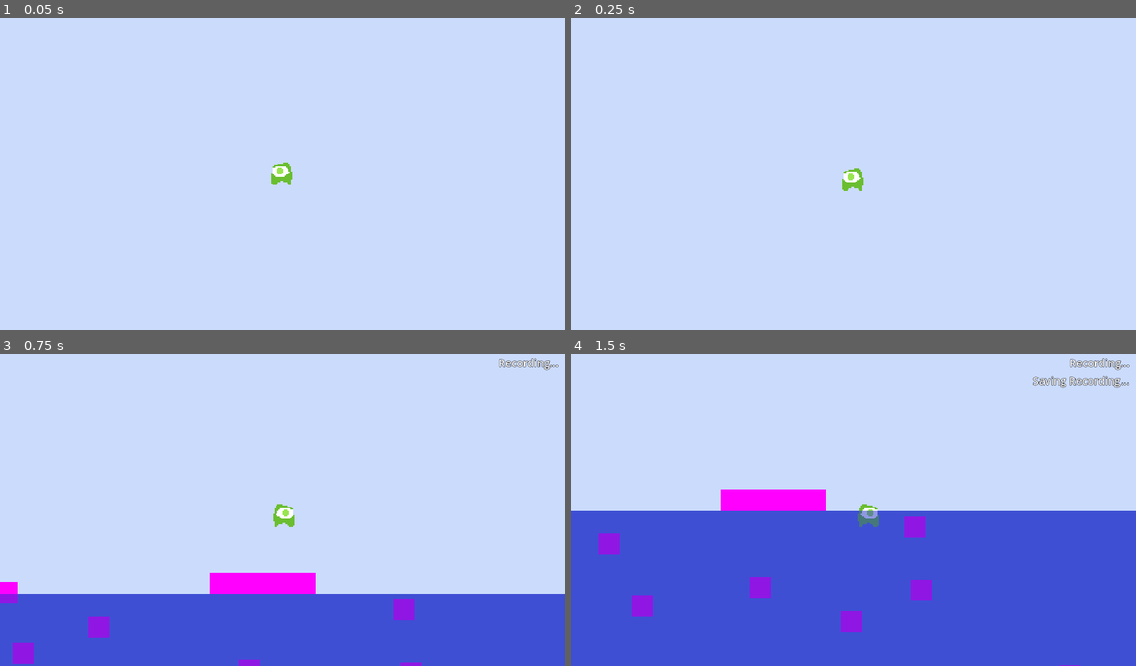
Above: before the commit, frames 1-4 (two rows, left to right).
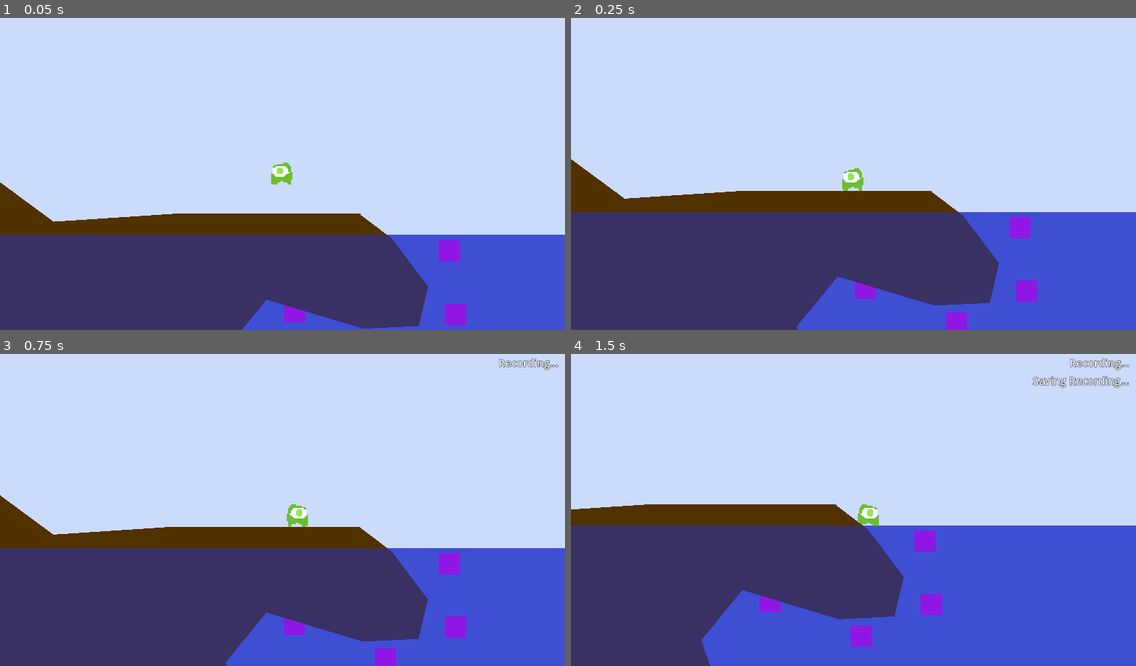
Above: after the commit, the same moments.

Repository: maggardJosh/ld55
Game: Godot game, scene res://main.tscn
The game is run twice, just before and just after one commit, with the same random seed, the same clock (stepped at 60 frames per second) and the same inputs.
Inputs:
- Up to frame 1 (0.05 s): no input
- Up to frame 2 (0.25 s): no input
- Up to frame 3 (0.75 s): tap Enter at 0.5 s; hold D (move_right) from 0.53 s (still down); tap R (Record) at 0.6 s
- Up to frame 4 (1.5 s): keep holding D (move_right); tap Space (jump) at 0.77 s; tap R (Record) at 1.35 s

The runs differ from the first frame. In frame 1, 35% of the frame differs, in the area x 0-100%, y 52-100%; in frame 2, 42%, in the area x 0-100%, y 45-100%; in frame 3, 34%; in frame 4, 27%.

Commit message:
Add border

Diff:
--- a/main.tscn
+++ b/main.tscn
@@ -7,15 +7,12 @@
 [sub_resource type="ShaderMaterial" id="ShaderMaterial_sylxd"]
 
 [sub_resource type="RectangleShape2D" id="RectangleShape2D_mb8yo"]
-size = Vector2(4927, 1943)
+size = Vector2(7897, 3751)
 
 [sub_resource type="PlaceholderTexture2D" id="PlaceholderTexture2D_t5me4"]
 size = Vector2(16, 16)
 
 [sub_resource type="PlaceholderTexture2D" id="PlaceholderTexture2D_mk1d2"]
-size = Vector2(80, 16)
-
-[sub_resource type="RectangleShape2D" id="RectangleShape2D_ry4nv"]
 size = Vector2(80, 16)
 
 [node name="Main" type="Node2D"]
@@ -34,7 +31,7 @@
 polygon = PackedVector2Array(4050, 0, -2686, 0, -3110, 3000, 4967, 3000)
 
 [node name="Player" parent="." instance=ExtResource("1_rotku")]
-position = Vector2(-95, -241)
+position = Vector2(-129, -48)
 
 [node name="WaterArea" type="Area2D" parent="."]
 gravity_space_override = 2
@@ -45,7 +42,7 @@
 script = ExtResource("3_58cow")
 
 [node name="CollisionShape2D" type="CollisionShape2D" parent="WaterArea"]
-position = Vector2(493.5, 971.5)
+position = Vector2(1978.5, 1882.5)
 shape = SubResource("RectangleShape2D_mb8yo")
 
 [node name="UI" parent="." instance=ExtResource("3_0cdyn")]
@@ -178,8 +175,27 @@
 [node name="Sprite2D" type="Sprite2D" parent="StaticBody2D"]
 texture = SubResource("PlaceholderTexture2D_mk1d2")
 
-[node name="CollisionShape2D" type="CollisionShape2D" parent="StaticBody2D"]
-shape = SubResource("RectangleShape2D_ry4nv")
+[node name="Polygon2D" type="Polygon2D" parent="StaticBody2D"]
+color = Color(0.321569, 0.192157, 0, 1)
+polygon = PackedVector2Array(39, -8, 64, 11, 91, 47, 84, 77, 42, 79, -31, 57, -62, 95, -13, 233, -131, 779, -357, 968, -323, 1727, -908, 2114, -786, 5, -695, -463, -372, -460, -288, -73, -192, -2, -101, -8, -39, -8)
+
+[node name="CollisionPolygon2D" type="CollisionPolygon2D" parent="StaticBody2D"]
+visible = false
+polygon = PackedVector2Array(39, -8, 64, 11, 91, 47, 84, 77, 42, 79, -31, 57, -62, 95, -13, 233, -131, 779, -357, 968, -323, 1727, -908, 2114, -786, 5, -695, -463, -372, -460, -288, -73, -192, -2, -101, -8, -39, -8)
+
+[node name="StaticBody2D2" type="StaticBody2D" parent="."]
+position = Vector2(-1647, 2848)
+
+[node name="Sprite2D" type="Sprite2D" parent="StaticBody2D2"]
+texture = SubResource("PlaceholderTexture2D_mk1d2")
+
+[node name="Polygon2D" type="Polygon2D" parent="StaticBody2D2"]
+color = Color(0.321569, 0.192157, 0, 1)
+polygon = PackedVector2Array(808, -4029, 778, -238, 6109, -117, 5384, -2715, 6305, -5010, 10941, 170, 5928, 2662, -1246, 2435, -2484, -4436)
+
+[node name="CollisionPolygon2D" type="CollisionPolygon2D" parent="StaticBody2D2"]
+visible = false
+polygon = PackedVector2Array(808, -4029, 778, -238, 6109, -117, 5384, -2715, 6305, -5010, 10941, 170, 5928, 2662, -1246, 2435, -2484, -4436)
 
 [connection signal="body_entered" from="WaterArea" to="WaterArea" method="_on_body_entered"]
 [connection signal="body_exited" from="WaterArea" to="WaterArea" method="_on_body_exited"]
--- a/player.gd
+++ b/player.gd
@@ -46,8 +46,9 @@
 
 	var direction_input = Input.get_vector("move_left", "move_right", "move_up", "move_down")
 	GameEvents.add_debug_obj.emit("direction_input", direction_input)
+
 	if not is_in_water:
-		sprite.position = Vector2.ZERO
+		sprite.position = sprite.position.move_toward(Vector2.ZERO, delta*10)
 		if not is_on_floor():
 			velocity.y += gravity * delta
 			if velocity.y > max_fall_speed:
@@ -71,7 +72,7 @@
 		noise_count += delta
 		var x_disp = float_noise.noise.get_noise_2d(noise_count, 0) * float_effect_magnitude
 		var y_disp = float_noise.noise.get_noise_2d(0, noise_count) * float_effect_magnitude
-		sprite.position = Vector2(x_disp, y_disp)
+		sprite.position = sprite.position.move_toward(Vector2(x_disp, y_disp), delta)
 
 		var x_input = direction_input.x
 		var y_input = direction_input.y
@@ -94,6 +95,6 @@
 		sprite.flip_h = true
 	if direction_input.x < 0:
 		sprite.flip_h = false
-
+	GameEvents.add_debug_obj.emit("disp", sprite.position)
 	GameEvents.add_debug_obj.emit("velocity", velocity)
 	move_and_slide()
--- a/player.tscn
+++ b/player.tscn
@@ -5,18 +5,20 @@
 
 [sub_resource type="FastNoiseLite" id="FastNoiseLite_4exyn"]
 noise_type = 3
-frequency = 0.2
+frequency = 0.1
 
 [sub_resource type="NoiseTexture2D" id="NoiseTexture2D_eelr5"]
 seamless = true
 noise = SubResource("FastNoiseLite_4exyn")
 
 [sub_resource type="CircleShape2D" id="CircleShape2D_rnvbg"]
-radius = 7.07107
+radius = 7.0
 
 [node name="Player" type="CharacterBody2D"]
 position = Vector2(-112, -37)
-safe_margin = 1.0
+floor_constant_speed = true
+floor_max_angle = 0.872665
+floor_snap_length = 2.0
 script = ExtResource("1_b3cg5")
 air_accel = 20.0
 air_speed = 200.0
@@ -29,12 +31,14 @@
 water_friction_speed = 150.0
 float_noise = SubResource("NoiseTexture2D_eelr5")
 float_effect_magnitude = 8.0
+metadata/_edit_horizontal_guides_ = [-29.0]
 
 [node name="Sprite" type="Sprite2D" parent="."]
 unique_name_in_owner = true
 texture = ExtResource("2_7u1va")
 
 [node name="CollisionShape2D" type="CollisionShape2D" parent="."]
+position = Vector2(0, 1.5)
 shape = SubResource("CircleShape2D_rnvbg")
 
 [node name="Camera2D" type="Camera2D" parent="."]
Not shown: 1 places in main.tscn that only renumber resources
